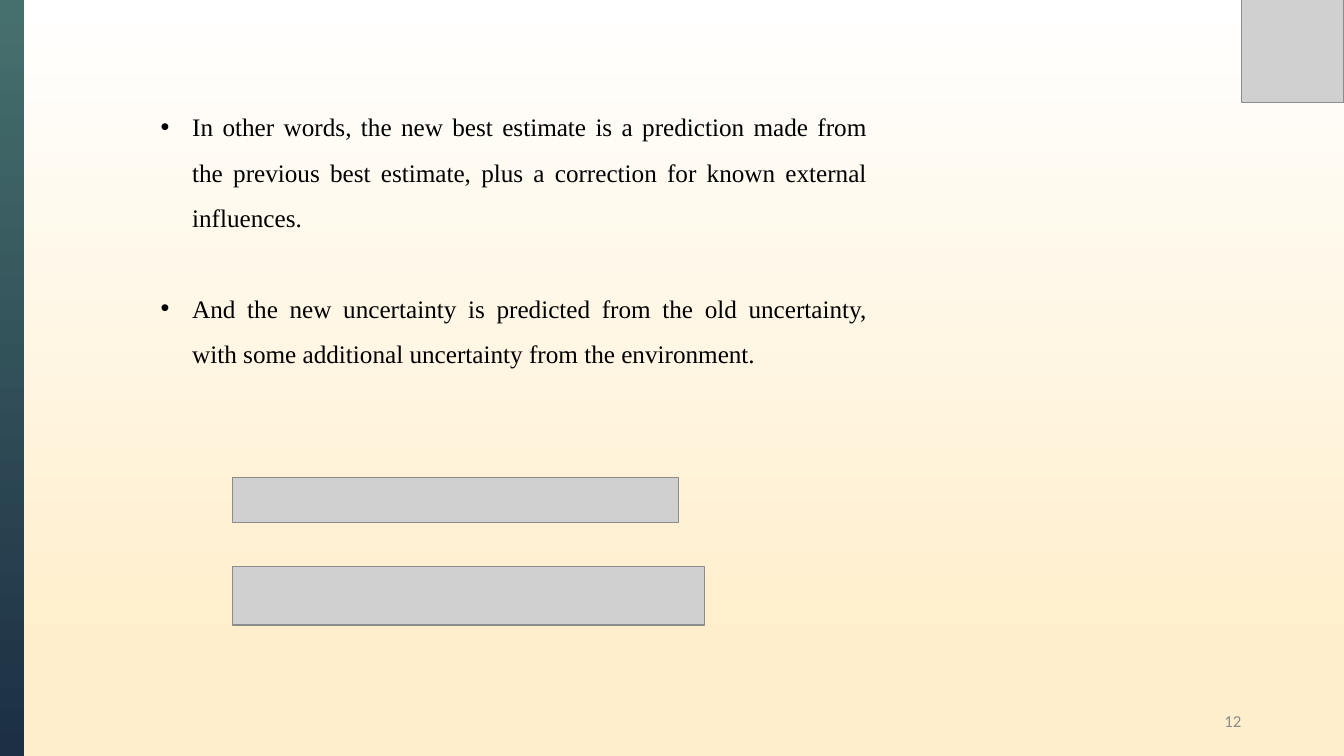
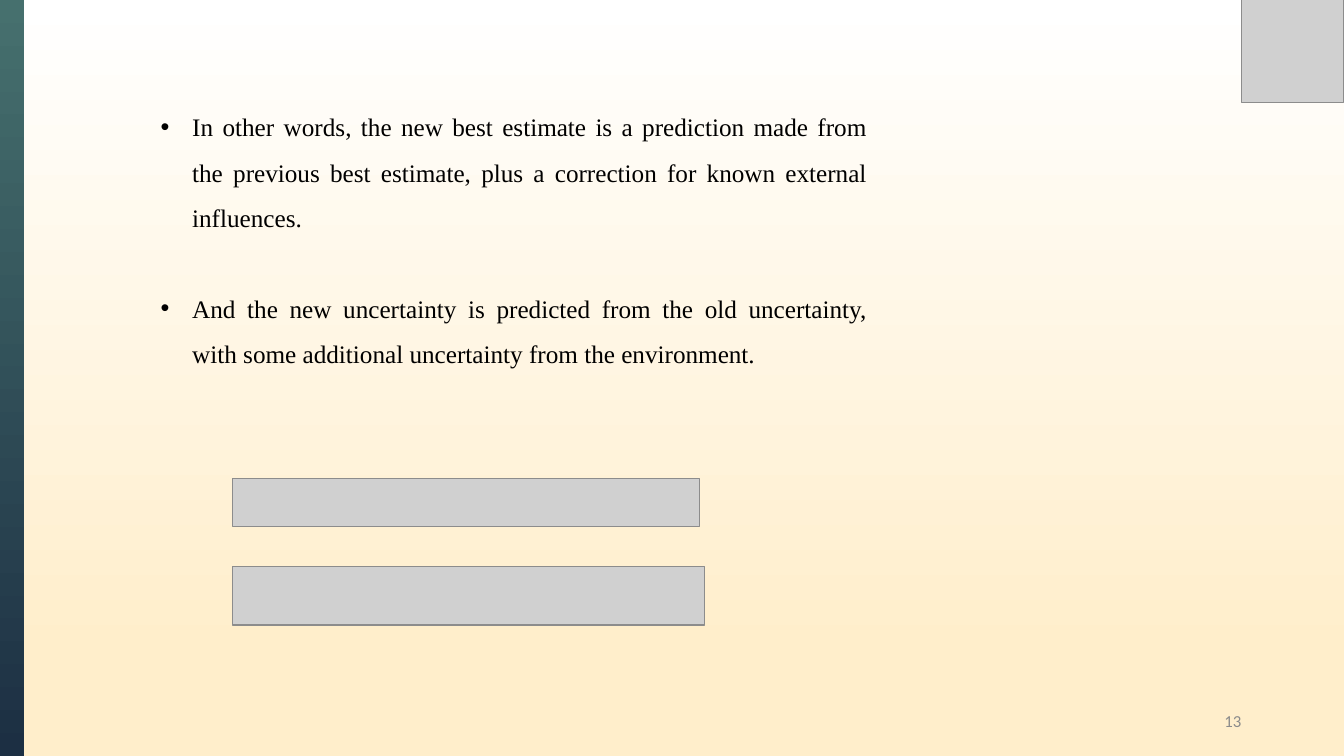
Before and after one commit to XiongWT1024/self-study-2024, a slide deck: slide 13 of Kalman Filter/Kalman Filters.pptx (slide 12 before the commit). Drawn at 1344x756 pixels with LibreOffice and Linux fonts; fonts in the diff are those of the drawing; grey boxes stand for pictures. Boxes give left, top, right and bottom in pixels: in the first picture for what was removed or moved away, otherwise in the second. Text is boxed around its words. In the diff, an @@ line names an element or a change of style, - is before the commit and + after.

```diff
--- a/Kalman Filter/Kalman Filters.pptx
+++ b/Kalman Filter/Kalman Filters.pptx
@@ picture: place and size @@
-picture at <box>232,478,679,523</box>
+picture at <box>232,479,699,526</box>
@@ page number at <box>1224,716,1241,727</box>: text changed @@
-12
+13
```
Also in this commit, not shown: 9 other slides changed, 3 slides added.
